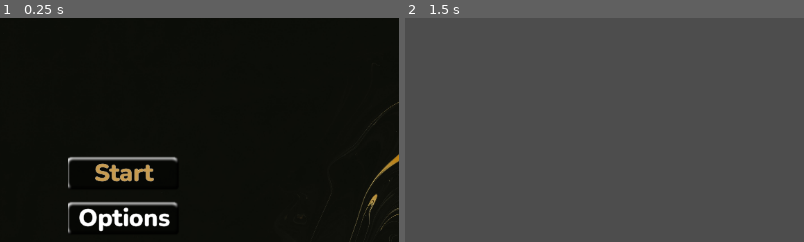
Above: before the commit, frames 1-2 (left to right).
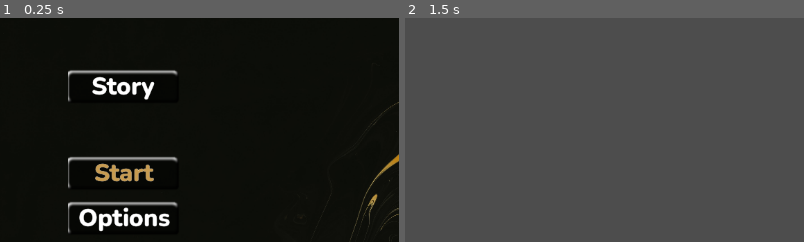
Above: after the commit, the same moments.

Repository: MarkoZlender/TapTar
Game: Godot game, scene res://Levels/Menu.tscn
Two runs of this game, one before a commit and one after it. Both use one fixed random seed, a clock stepped at 60 frames per second and the inputs below.
Inputs:
- Up to frame 1 (0.25 s): no input
- Up to frame 2 (1.5 s): click "Start" at 0.5 s; tap Enter at 1.25 s
The pictures show only the part of the screen within x 0-50%, y 37-87%; the shares and areas given below are measured in that part.

The runs differ from the first frame. In frame 1, 1.2% of the frame differs, in the area x 17-45%, y 23-38%; in frame 2, nothing differs.
Error in both runs: Invalid access to property or key 'volume' on a base object of type 'Nil'. (res://Scripts/Menu.gd:9)

Commit message:
dodan story scene

Diff:
--- a/Levels/Menu.tscn
+++ b/Levels/Menu.tscn
@@ -85,6 +85,21 @@
 theme = ExtResource("2_kpwpd")
 text = "Quit"
 
+[node name="StoryButton" type="Button" parent="."]
+layout_mode = 1
+anchors_preset = -1
+anchor_left = 0.085
+anchor_top = 0.489
+anchor_right = 0.225
+anchor_bottom = 0.565
+offset_left = 0.0800018
+offset_top = 0.127991
+offset_right = -0.200012
+offset_bottom = -0.119995
+theme = ExtResource("2_kpwpd")
+text = "Story"
+
 [connection signal="pressed" from="Buttons/StartButton" to="." method="_on_start_button_pressed"]
 [connection signal="pressed" from="Buttons/OptionsButton" to="." method="_on_options_button_pressed"]
 [connection signal="pressed" from="Buttons/QuitButton" to="." method="_on_quit_button_pressed"]
+[connection signal="pressed" from="StoryButton" to="." method="_on_story_button_pressed"]
--- /dev/null
+++ b/Levels/Story.tscn
@@ -0,0 +1,114 @@
+[gd_scene load_steps=4 format=3 uid="uid://dgirv5w55hen4"]
+
+[ext_resource type="FontFile" uid="uid://ccdc50pfy0l0s" path="res://Resources/Fonts/Nunito-Bold.ttf" id="1_6dw5r"]
+[ext_resource type="Script" path="res://Scripts/Story.gd" id="1_fa4tj"]
+[ext_resource type="Theme" uid="uid://loej2f8ojc2n" path="res://Resources/Themes/TapTarTheme.tres" id="2_jymj5"]
+
+[node name="Story" type="Control"]
+layout_mode = 3
+anchors_preset = 15
+anchor_right = 1.0
+anchor_bottom = 1.0
+grow_horizontal = 2
+grow_vertical = 2
+script = ExtResource("1_fa4tj")
+
+[node name="Background" type="ColorRect" parent="."]
+layout_mode = 1
+anchors_preset = 15
+anchor_right = 1.0
+anchor_bottom = 1.0
+grow_horizontal = 2
+grow_vertical = 2
+color = Color(0, 0, 0, 1)
+
+[node name="StoryTitle" type="RichTextLabel" parent="."]
+layout_mode = 1
+anchors_preset = -1
+anchor_left = 0.441
+anchor_top = 0.08
+anchor_right = 0.55
+anchor_bottom = 0.168
+offset_left = -0.0320129
+offset_top = 0.159996
+offset_right = 0.399963
+offset_bottom = 0.135994
+theme_override_fonts/normal_font = ExtResource("1_6dw5r")
+theme_override_font_sizes/normal_font_size = 40
+text = "Story"
+
+[node name="StoryDescription" type="RichTextLabel" parent="."]
+layout_mode = 1
+anchors_preset = -1
+anchor_left = 0.301
+anchor_top = 0.225
+anchor_right = 0.808
+anchor_bottom = 0.971
+offset_left = 0.247955
+offset_top = 0.199997
+offset_right = 0.18396
+offset_bottom = -3.20807
+theme_override_fonts/normal_font = ExtResource("1_6dw5r")
+theme_override_font_sizes/normal_font_size = 34
+text = "There are two opposing factions which spawned after the nuclear war and society's Collapse. They are in constant conflict.
+You take the role of a recruit who fights against the dogmatic faction by infiltrating enemy establishments and causing as much damage as possible to the opposing faction."
+
+[node name="BackButton" type="Button" parent="."]
+layout_mode = 1
+anchors_preset = -1
+anchor_left = 0.889
+anchor_right = 0.994
+anchor_bottom = 0.997
+offset_left = -0.128052
+offset_right = 6.91199
+offset_bottom = -0.0560303
+theme = ExtResource("2_jymj5")
+text = "Back"
+
+[node name="FlavorRect1" type="ColorRect" parent="."]
+layout_mode = 1
+anchors_preset = -1
+anchor_left = 0.244
+anchor_top = 0.002
+anchor_right = 0.279
+anchor_bottom = 0.998
+offset_left = -0.0880127
+offset_top = -0.296
+offset_right = -0.40802
+offset_bottom = 0.295959
+color = Color(0.780392, 0.607843, 0.313726, 1)
+
+[node name="FlavorRect2" type="ColorRect" parent="."]
+layout_mode = 1
+anchors_preset = -1
+anchor_left = 0.104
+anchor_right = 0.139
+anchor_bottom = 0.998
+offset_left = 0.192001
+offset_right = -0.128021
+offset_bottom = -0.704041
+color = Color(0.780392, 0.607843, 0.313726, 1)
+
+[node name="ColorRect" type="ColorRect" parent="."]
+layout_mode = 1
+anchors_preset = -1
+anchor_top = 0.168
+anchor_right = 0.889
+anchor_bottom = 0.23
+offset_top = 0.135994
+offset_right = -0.128052
+offset_bottom = -0.0400085
+color = Color(0.780392, 0.607843, 0.313726, 1)
+
+[node name="ColorRect2" type="ColorRect" parent="."]
+layout_mode = 1
+anchors_preset = -1
+anchor_top = 0.966
+anchor_right = 0.889
+anchor_bottom = 1.028
+offset_top = 0.0319824
+offset_right = -0.128052
+offset_bottom = -0.143982
+color = Color(0.780392, 0.607843, 0.313726, 1)
+
+[connection signal="pressed" from="BackButton" to="." method="_on_back_button_pressed"]
--- a/Scripts/Menu.gd
+++ b/Scripts/Menu.gd
@@ -26,3 +26,9 @@
 
 func _on_quit_button_pressed():
 	get_tree().quit()
+
+
+func _on_story_button_pressed():
+	var story = preload("res://Levels/Story.tscn")
+	var story_instance = story.instantiate()
+	add_child(story_instance)
--- /dev/null
+++ b/Scripts/Story.gd
@@ -0,0 +1,15 @@
+extends Control
+
+
+# Called when the node enters the scene tree for the first time.
+func _ready():
+	pass # Replace with function body.
+
+
+# Called every frame. 'delta' is the elapsed time since the previous frame.
+func _process(delta):
+	pass
+
+
+func _on_back_button_pressed():
+	self.queue_free()
